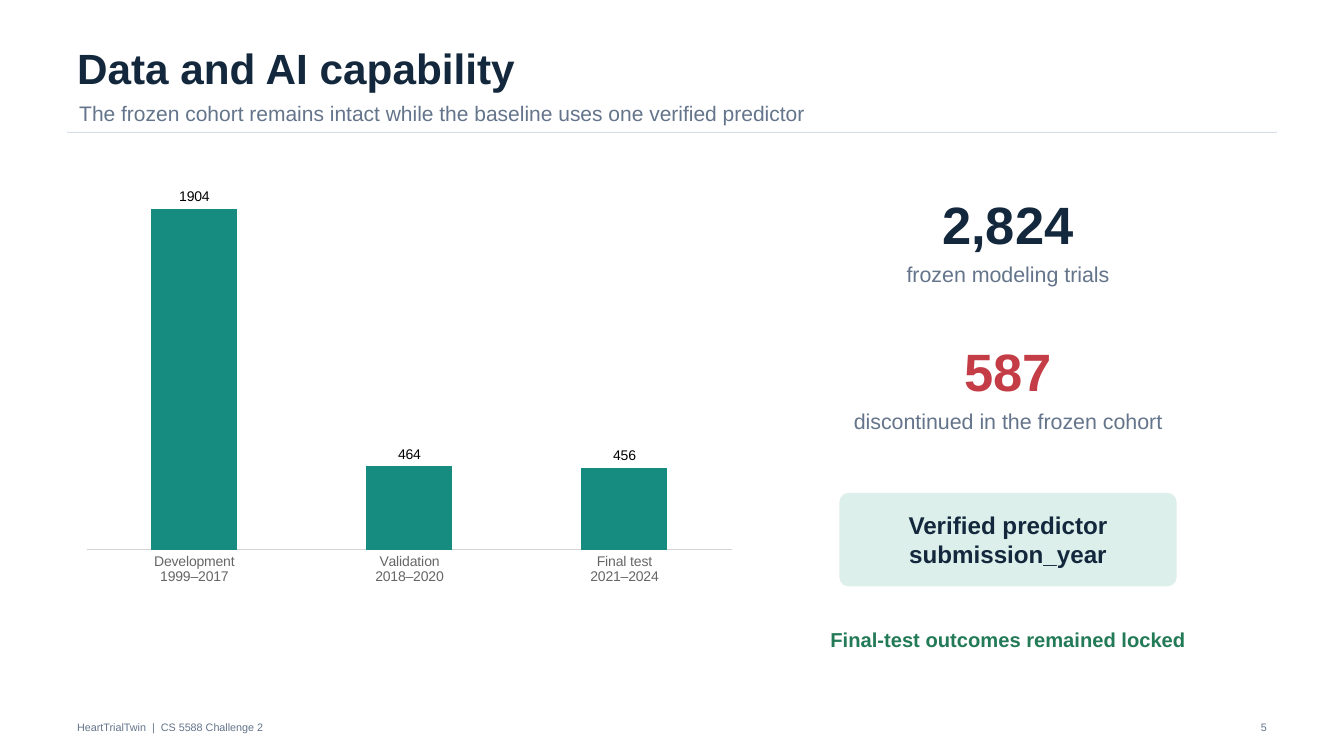
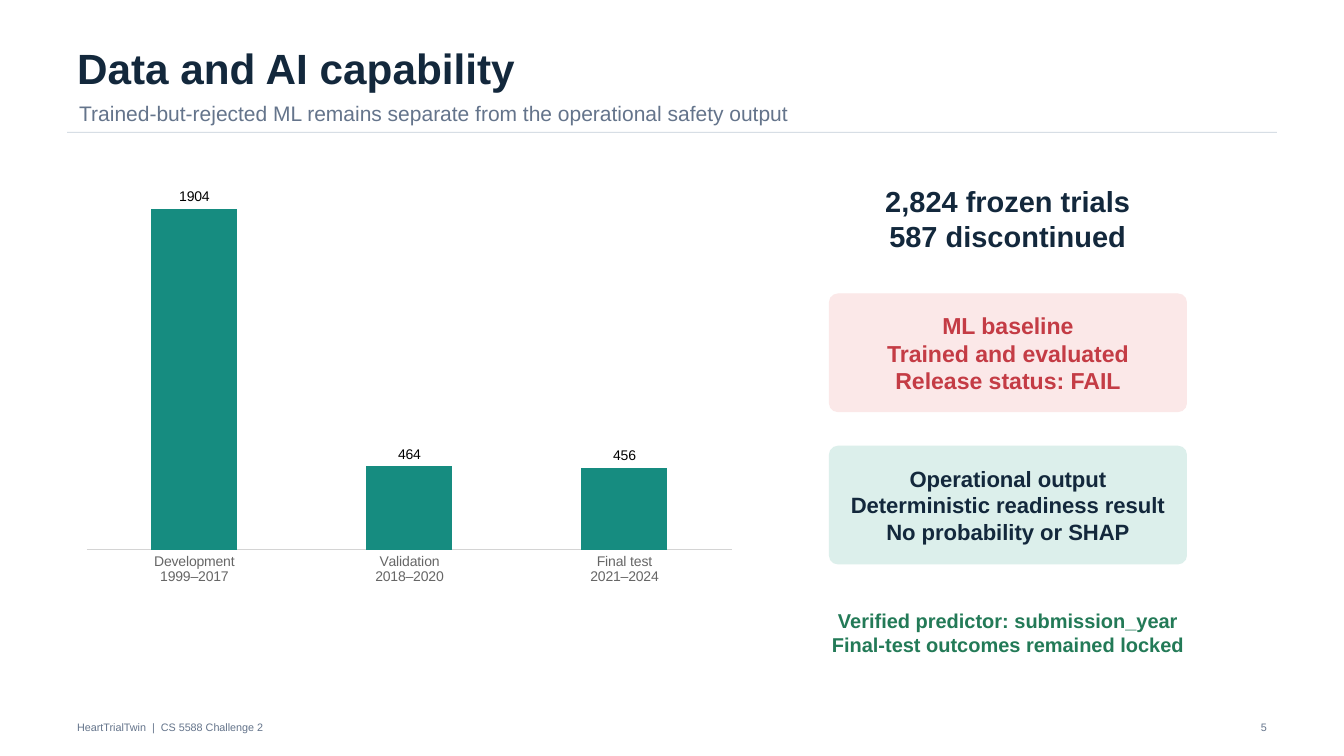
Before and after one commit to akwasianing/HeartTrialTwin, a slide deck: slide 5 of deliverables/HeartTrialTwin_Challenge2_Final.pptx. Drawn at 1344x756 pixels with LibreOffice and Linux fonts; fonts in the diff are those of the drawing. Boxes give left, top, right and bottom in pixels: in the first picture for what was removed or moved away, otherwise in the second. Text is boxed around its words. In the diff, an @@ line names an element or a change of style, - is before the commit and + after.

Commit message:
Finalize Challenge 2 corrections and dependency compatibility

```diff
--- a/deliverables/HeartTrialTwin_Challenge2_Final.pptx
+++ b/deliverables/HeartTrialTwin_Challenge2_Final.pptx
@@ text at (79, 106, 787, 126): text changed @@
-The frozen cohort remains intact while the baseline uses one verified predictor
+Trained-but-rejected ML remains separate from the operational safety output
@@ text at (885, 191, 1130, 248): text changed; size 37.5 to 20.7 pt @@
-2,824
+2,824 frozen trials
+587 discontinued
@@ text removed at (907, 266, 1109, 287) @@
-frozen modeling trials
@@ rounded rectangle added at (830, 294, 1187, 412), fill #FBE8E8, outline #FBE8E8 0.75 pt, 16.5 pt, text #C43C45, bold @@
+ML baseline
+Trained and evaluated
+Release status: FAIL
@@ text removed at (964, 354, 1052, 392) @@
-587
@@ text removed at (854, 413, 1162, 429) @@
-discontinued in the frozen cohort
@@ rounded rectangle added at (830, 447, 1187, 565), fill #DCEFEB, outline #DCEFEB 0.75 pt, 15.8 pt, text #13283C, bold @@
+Operational output
+Deterministic readiness result
+No probability or SHAP
@@ rounded rectangle removed at (840, 494, 1176, 587) @@
-Verified predictor
-submission_year
@@ text "Verified predictor: submission_year": place and size @@
-text "Verified predictor: submission_year" at (830, 632, 1185, 648)
+text "Verified predictor: submission_year" at (832, 613, 1183, 652)
@@ text at (838, 613, 1177, 632): paragraph added @@
+Verified predictor: submission_year
@@ text at (832, 637, 1183, 652): size 14.4 to 14.2 pt in "Final-test outcomes remained locked" @@
```
Also in this commit, not shown: 8 other slides changed, 6 other files.
